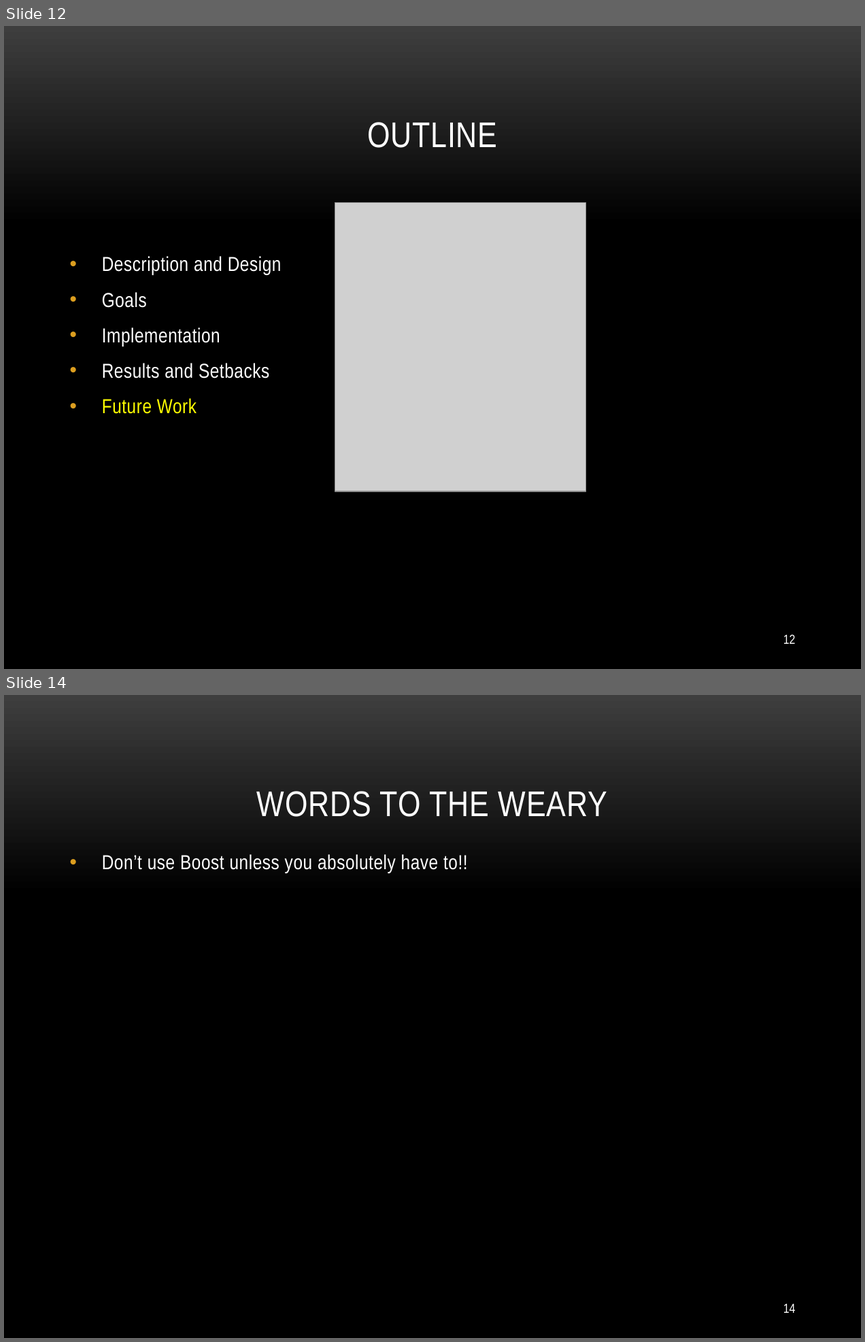
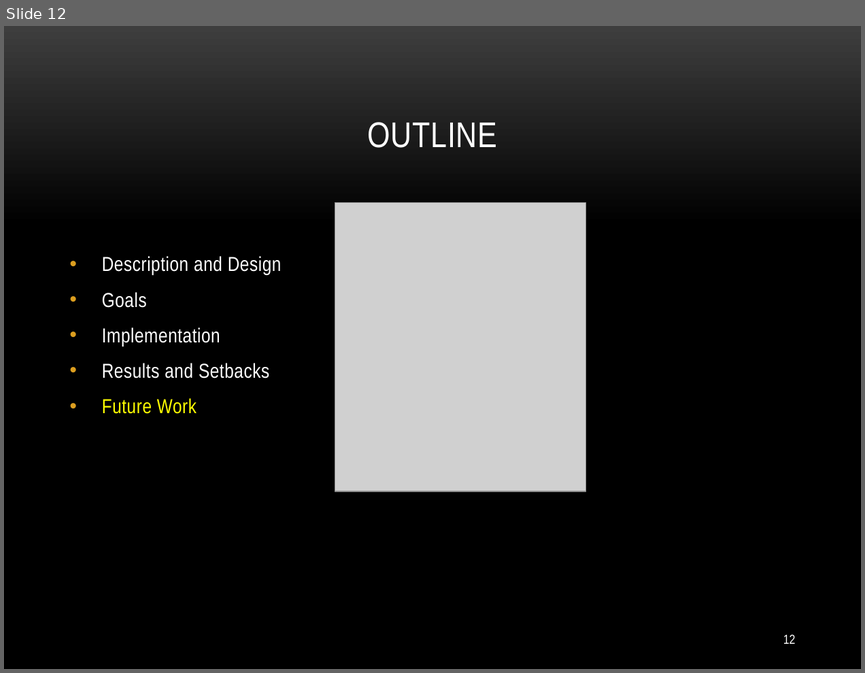
Before and after one commit to onorinbejasus/CudaP7, a slide deck: P7 Docs/P7 Presentation.pptx. Shown one above the other, each under a label of ours: slides 12 and 14 before the commit, slide 12 after it; the slides between them are not shown. The pictures are 865x1342 and 865x673 pixels, drawn with LibreOffice and Linux fonts; fonts in the diff are those of the drawing; grey boxes stand for pictures; background and template pictures are left out. Boxes give left, top, right and bottom in pixels: in the first picture for what was removed or moved away, otherwise in the second. Text is boxed around its words. In the diff, an @@ line names an element or a change of style, - is before the commit and + after.

```diff
--- a/P7 Docs/P7 Presentation.pptx
+++ b/P7 Docs/P7 Presentation.pptx
@@ slide 14 removed at <box>4,695,861,1338</box>, background picture (left out) @@
@@ title removed at <box>257,791,607,817</box> @@
-WORDS TO THE WEARY
@@ text removed at <box>102,854,468,873</box> @@
-• Don’t use Boost unless you absolutely have to!!
@@ page number removed at <box>783,1303,796,1312</box> @@
-14
```
Also in this commit, not shown: 2 slides changed, 4 slides added, 2 other slides removed, 1 other file.
